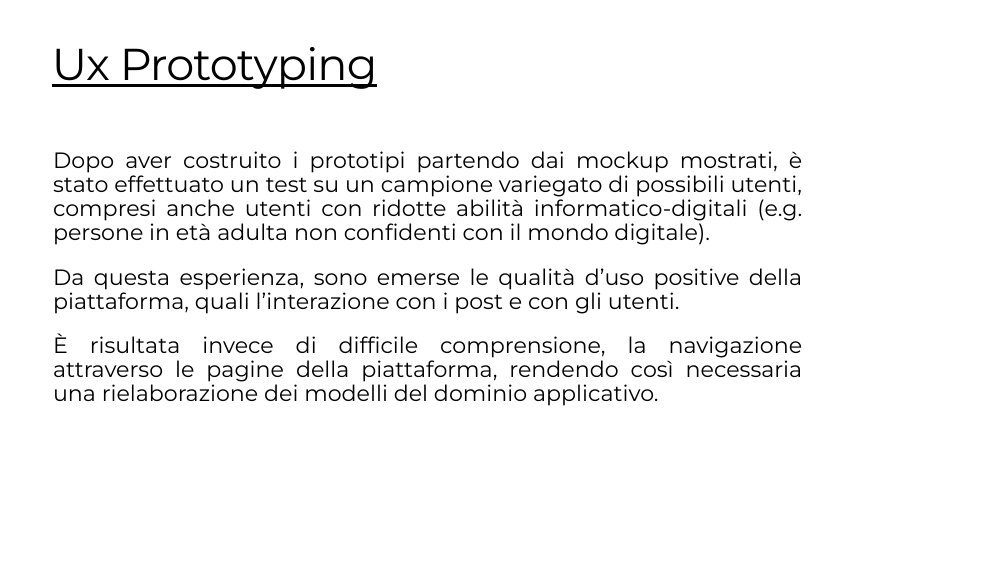
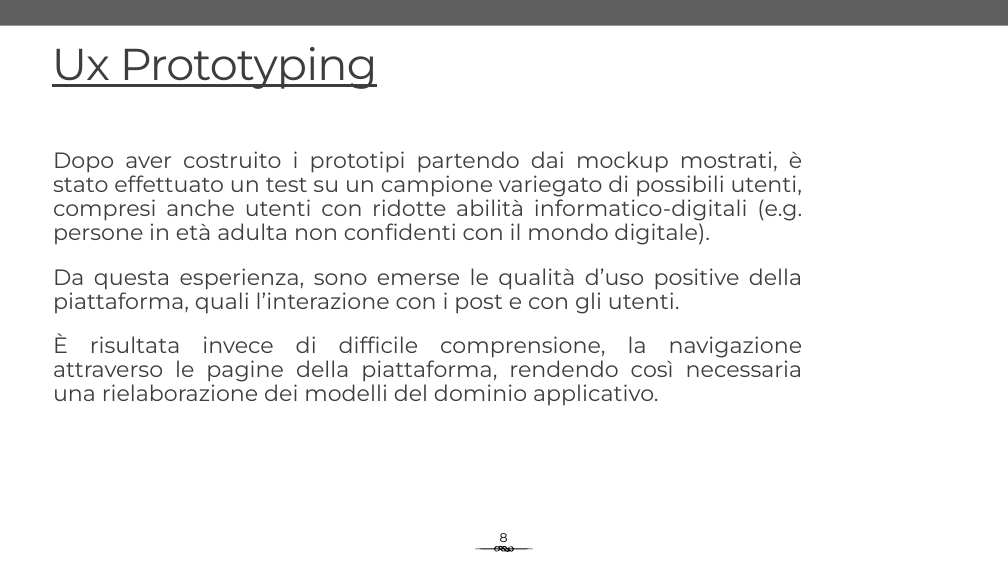
Before and after one commit to S-furi/web-dev-proj, a slide deck: slide 9 of docs/Presentazione-TW.pptx. Drawn at 1008x567 pixels with LibreOffice and Linux fonts; fonts in the diff are those of the drawing. Boxes give left, top, right and bottom in pixels: in the first picture for what was removed or moved away, otherwise in the second. Text is boxed around its words. In the diff, an @@ line names an element or a change of style, - is before the commit and + after.

```diff
--- a/docs/Presentazione-TW.pptx
+++ b/docs/Presentazione-TW.pptx
@@ rectangle added at (0, 0, 1008, 26), fill #5E5E5E @@
@@ title "Ux Prototyping" at (52, 47, 378, 89): text colour #000000 to #3D3D3D @@
@@ text "Dopo aver costruito i prototipi ..." at (53, 151, 803, 406): text colour #000000 to #3D3D3D @@
@@ text added at (500, 533, 508, 542), 24 pt, text #000000 @@
+8
@@ freeform shape added at (475, 546, 533, 552), fill #000000 @@
```
Also in this commit, not shown: 10 other slides changed, 1 other file.
